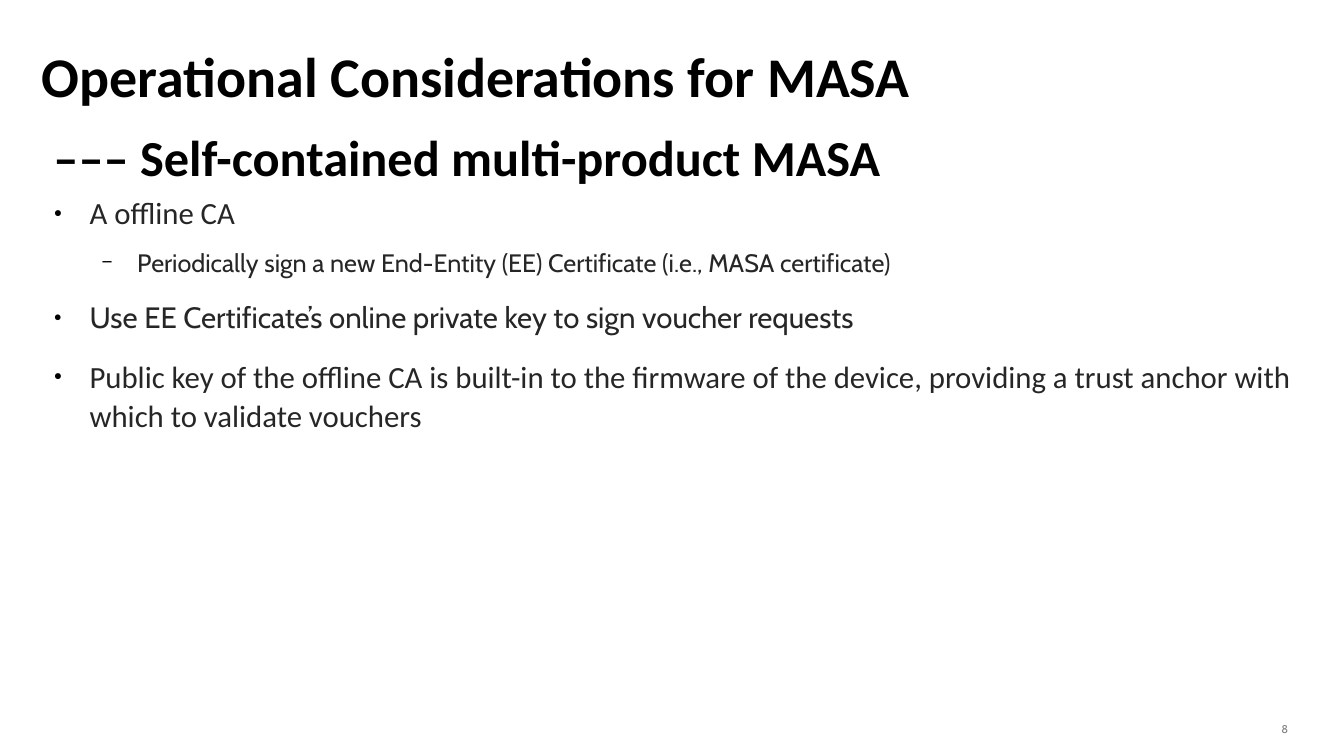
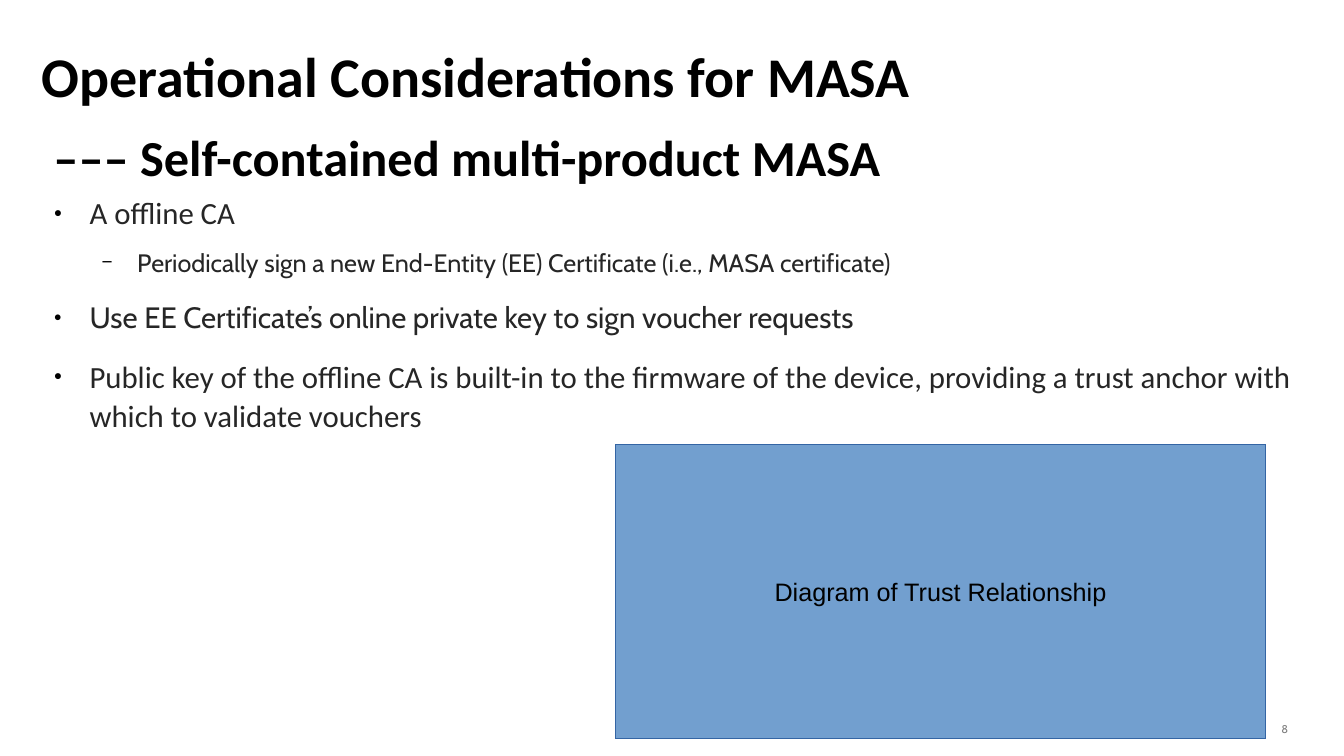
Before and after one commit to mcr/masa-operational-considerations, a slide deck: slide 8 of presentations/slides-anima-ietf107-masa-considerations.odp. Drawn at 1344x756 pixels with LibreOffice and Linux fonts; fonts in the diff are those of the drawing. Boxes give left, top, right and bottom in pixels: in the first picture for what was removed or moved away, otherwise in the second. Text is boxed around its words. In the diff, an @@ line names an element or a change of style, - is before the commit and + after.

Commit message:
updates to slides, adjust sizes of boxes (PPT thing?) and noted where diagrams go

```diff
--- a/presentations/slides-anima-ietf107-masa-considerations.odp
+++ b/presentations/slides-anima-ietf107-masa-considerations.odp
@@ rectangle added at (615,445,1266,738), fill #729FCF, outline #3465A4 0 pt, 18 pt, text #000000 @@
+Diagram of Trust Relationship
```
Also in this commit, not shown: 10 other slides changed, 2 other files.
